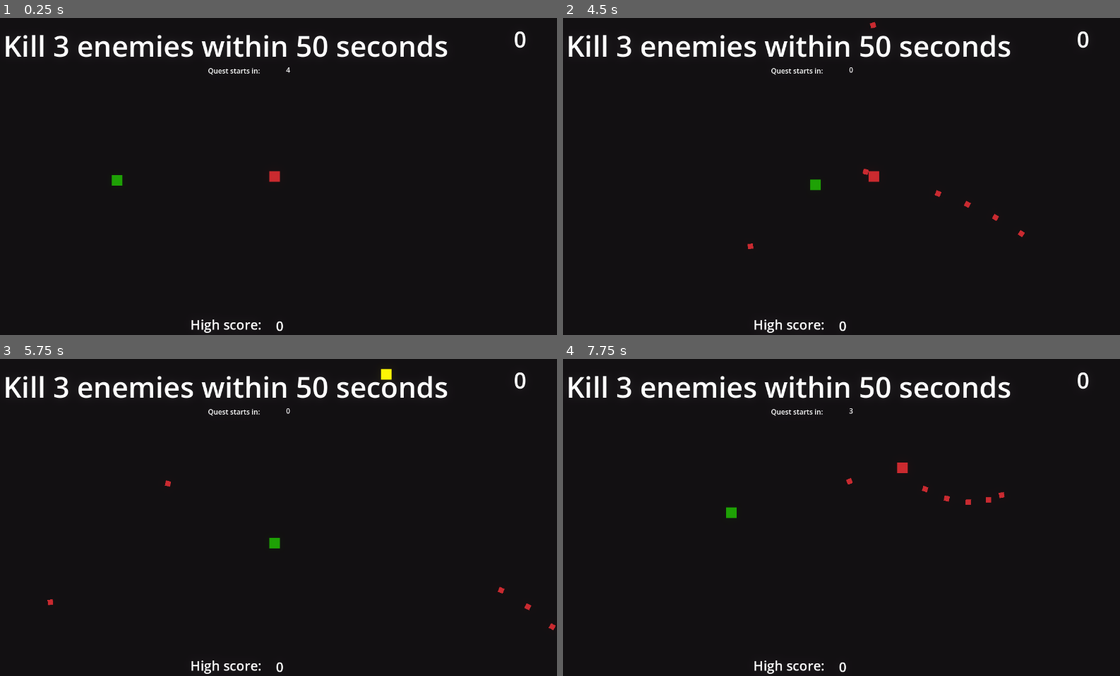
Above: before the commit, frames 1-4 (two rows, left to right).
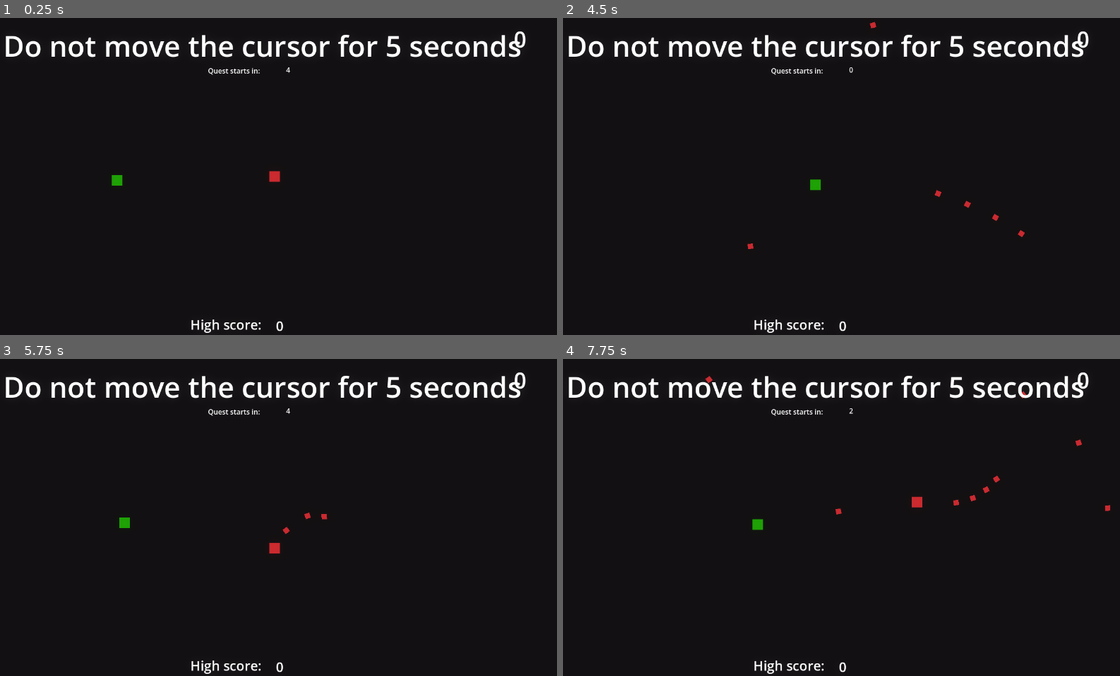
Above: after the commit, the same moments.

Repository: DiScarlet/ShootEm
Game: Godot game, scene res://scenes/arena.tscn
Same seed, same stepped clock (60 frames per second), same inputs: the game is played once before the commit and once after it.
Inputs (mouse positions are in pixels of both pictures, inside the frame that each line leads up to):
- Up to frame 1 (0.25 s): no input
- Up to frame 2 (4.5 s): tap Enter at 0.5 s; move the mouse to (964, 160) at 0.52 s; press the mouse at (964, 160) at 0.53 s; hold D (move_right) 0.53-1.28 s; move the mouse to (724, 192) at 1.27 s; release the mouse at (724, 192) at 1.28 s; hold S (move_down) 1.28-2.03 s; click (724, 192) at 1.35 s; move the mouse to (891, 106) at 2.02 s; press the mouse at (891, 106) at 2.03 s; hold D (move_right) 2.03-2.78 s; move the mouse to (808, 239) at 2.77 s; release the mouse at (808, 239) at 2.78 s; hold W (move_up) 2.78-3.53 s; click (808, 239) at 2.85 s; move the mouse to (1008, 224) at 3.52 s; press the mouse at (1008, 224) at 3.53 s; hold A (move_left) from 3.53 s (still down); move the mouse to (668, 128) at 4.27 s; release the mouse at (668, 128) at 4.28 s; click (668, 128) at 4.35 s
- Up to frame 3 (5.75 s): move the mouse to (300, 517) at 5.02 s; release A (move_left) at 5.03 s; press the mouse at (300, 517) at 5.03 s; hold S (move_down) from 5.03 s (still down)
- Up to frame 4 (7.75 s): move the mouse to (752, 438) at 5.77 s; release S (move_down) at 5.78 s; release the mouse at (752, 438) at 5.78 s; hold D (move_right) 5.78-6.53 s; click (752, 438) at 5.85 s; move the mouse to (964, 501) at 6.52 s; press the mouse at (964, 501) at 6.53 s; hold W (move_up) 6.53-7.28 s; move the mouse to (724, 533) at 7.27 s; release the mouse at (724, 533) at 7.28 s; hold D (move_right) from 7.28 s (still down); click (724, 533) at 7.35 s

The runs differ from the first frame. In frame 1, 2.9% of the frame differs, in the area x 1-94%, y 5-13%; in frame 2, 3.0%; in frame 3, 3.3%; in frame 4, 3.5%, in the area x 1-99%, y 5-54%.

Commit message:
Added quests no_move_kill, accuracy and cursor_hold

Diff:
--- a/project.godot
+++ b/project.godot
@@ -18,6 +18,7 @@
 
 GameManager="*uid://bd675xj68twxw"
 QuestTemplates="*uid://b7lkbp80tdc10"
+CursorTracker="*uid://bajb7yjs8385d"
 QuestManager="*uid://cavm72b8ptgj6"
 
 [display]
--- a/scripts/player.gd
+++ b/scripts/player.gd
@@ -8,8 +8,9 @@
 const PLAYER_SIZE = Vector2i(24, 24)
 #locals
 	#player
-var velocity = Vector2()
+var velocity = Vector2(0, 0)
 var reload_speed = GameManager.DEFAULT_RELOAD_SPEED
+var last_position = Vector2()
 	#bullet
 var bullet = preload("res://scenes/bullet.tscn")
 var can_shoot = true
@@ -41,6 +42,11 @@
 
 	velocity = velocity.normalized()
 	global_position += SPEED * velocity * delta
+
+	if last_position != global_position:
+		QuestManager.player_moved.emit()
+
+	last_position = global_position
 
 	if Input.is_action_pressed("click") and GameManager.node_creation_parent != null and can_shoot and !is_dead:
 		var bullet_instance = GameManager.instance_node(bullet, global_position, GameManager.node_creation_parent)
--- a/scripts/quests/QuestManager.gd
+++ b/scripts/quests/QuestManager.gd
@@ -8,6 +8,8 @@
 signal update_quest_label(new_text: String)
 signal start_grace_timer
 signal grace_timer_finished
+signal player_moved
+signal cursor_moved
 
 #VARS
 #consts
@@ -28,6 +30,7 @@
 var time_limit = 55
 var quest_duration = 0
 var side_to_stay = "right"
+var time_cursor_to_be_stationary = 2
 	#done for a quest
 var enemies_killed = 0
 var powerups_collected = 0
@@ -49,6 +52,7 @@
 	quest_timer = Timer.new()
 	add_child(quest_timer)
 	quest_timer.one_shot = true
+
 	#connect to signals
 	GameManager.start_quest.connect(generate_random_quest)
 	GameManager.reset_level.connect(reset_difficulty)
@@ -57,6 +61,8 @@
 	powerup_collected.connect(on_powerup_collected)
 	powerup_skipped.connect(on_powerup_skipped)
 	bullet_missed.connect(on_bullet_missed)
+	player_moved.connect(on_player_moved)
+	cursor_moved.connect(on_cursor_moved)
 
 func _process(delta: float) -> void:
 	if is_process_active and quest_state == QuestState.ACTIVE:
@@ -73,7 +79,7 @@
 		player = GameManager.player
 
 	#HRDCODED FOR TESTING replace with current_template = quest_templates.keys().pick_random()
-	current_template = "multi_kill"
+	current_template = "cursor_hold"
 	GameManager.quest_type = current_template
 	var template = quest_templates[current_template]
 
@@ -85,12 +91,16 @@
 
 	if current_template == "location_play":
 		start_location_quest()
-	elif current_template == "timed_no_kill" or current_template == "timed_only_kill":
-		start_no_only_kill()
+	elif current_template == "timed_no_kill" or current_template == "timed_only_kill" or current_template == "accuracy":
+		start_base_timer(quest_duration)
 	elif current_template == "combo_kill":
 		start_base()
 	elif current_template == "multi_kill":
 		start_multi_kill()
+	elif current_template == "no_move_kill":
+		start_base()
+	elif current_template == "cursor_hold":
+		start_base_timer(time_cursor_to_be_stationary)
 
 func complete_quest():
 	quest_state = QuestState.FINISHED
@@ -116,6 +126,7 @@
 	time_limit = 55
 	quest_duration = 0
 	enemies_killed = 0
+	time_cursor_to_be_stationary = 2
 
 #helper functions
 func populate_quest_vars():
@@ -131,9 +142,8 @@
 		quest_duration += 5
 		time_left_in_quest = quest_duration
 
-	elif current_template == "timed_no_kill":
+	elif current_template == "timed_no_kill" or current_template == "accuracy":
 		quest_duration += 5
-
 	elif current_template == "timed_only_kill":
 		target_color = enemy_colors.pick_random()
 		quest_duration += 5
@@ -142,11 +152,13 @@
 		quest_state = QuestState.ACTIVE
 	elif current_template == "powerup_skip":
 		quest_state = QuestState.ACTIVE
-	elif current_template == "combo_kill":
+	elif current_template == "combo_kill" or current_template == "no_move_kill":
 		increment_enemies_to_kill()
 	elif current_template == "multi_kill":
 		increment_enemies_to_kill()
 		time_limit -= 5
+	elif current_template == "cursor_hold":
+		time_cursor_to_be_stationary += 3
 
 func increment_enemies_to_kill():
 	if enemies_to_kill <= MAX_ENEMIES_TO_KILL:
@@ -161,18 +173,20 @@
 	elif current_template == "location_play":
 		quest_text = quest_text.replace("{side}", side_to_stay)
 		quest_text = quest_text.replace("{time}", str(quest_duration))
-	elif current_template == "timed_no_kill":
+	elif current_template == "timed_no_kill" or current_template == "accuracy":
 		quest_text = quest_text.replace("{time}", str(quest_duration))
 	elif current_template == "timed_only_kill":
 		quest_text = quest_text.replace("{color}", target_color)
 		quest_text = quest_text.replace("{time}", str(quest_duration))
 	elif current_template == "powerup_collect":
 		quest_text = quest_text.replace("{count}", str(powerups_to_collect))
-	elif current_template == "combo_kill":
+	elif current_template == "combo_kill" or current_template == "no_move_kill":
 		quest_text = quest_text.replace("{count}", str(enemies_to_kill))
 	elif current_template == "multi_kill":
 		quest_text = quest_text.replace("{count}", str(enemies_to_kill))
 		quest_text = quest_text.replace("{time}", str(time_limit))
+	elif current_template == "cursor_hold":
+		quest_text = quest_text.replace("{time}", str(time_cursor_to_be_stationary))
 
 	update_quest_label.emit(quest_text)
 
@@ -183,23 +197,25 @@
 	await grace_timer_finished
 	quest_state = QuestState.ACTIVE
 
+func start_base_timer(time):
+	start_base()
+	quest_timer.wait_time = time
+	if !quest_timer.timeout.is_connected(complete_quest):
+		quest_timer.timeout.connect(complete_quest)
+	quest_timer.start()
+
+
 func start_location_quest():
 	start_base()
 	is_process_active = true
 	set_process(true)
-
-func start_no_only_kill():
-	start_base()
-	quest_timer.wait_time = quest_duration
-	if !quest_timer.timeout.is_connected(complete_quest):
-		quest_timer.timeout.connect(complete_quest)
-	quest_timer.start()
 
 func start_multi_kill():
 	start_base()
 	quest_timer.wait_time = time_limit
 	if !quest_timer.timeout.is_connected(fail_quest):
 		quest_timer.timeout.connect(fail_quest)
+
 #quest-specific helper functions
 func check_side(delta):
 	if player.get_current_side() != side_to_stay:
@@ -229,7 +245,7 @@
 		if color != target_color:
 			fail_quest()
 
-	elif current_template == "combo_kill" or current_template == "multi_kill":
+	elif current_template == "combo_kill" or current_template == "multi_kill" or current_template == "no_move_kill":
 			enemies_killed += 1
 
 			if enemies_killed >= enemies_to_kill:
@@ -261,7 +277,21 @@
 	if quest_state != QuestState.ACTIVE:
 		return
 
-	if current_template == "combo_kill":
+	if current_template == "combo_kill" or current_template == "accuracy":
+		fail_quest()
+
+func on_player_moved():
+	if quest_state != QuestState.ACTIVE:
+		return
+
+	if current_template == "no_move_kill":
+		fail_quest()
+
+func on_cursor_moved():
+	if quest_state != QuestState.ACTIVE:
+		return
+
+	if current_template == "cursor_hold":
 		fail_quest()
 
 #system helper functions
--- /dev/null
+++ b/scripts/singletons/CursorTracker.gd
@@ -0,0 +1,23 @@
+extends Node
+
+#VARS
+#consts
+const MOVE_THRESHHOLD = 10.0
+#locals
+var last_mouse_position: Vector2
+var viewport
+
+#FUNCS
+#system overrides
+func _ready() -> void:
+	viewport = get_viewport()
+	if viewport == null:
+		print("Viewport is null")
+
+	last_mouse_position = viewport.get_mouse_position()
+
+func _process(delta: float) -> void:
+	var current_position = viewport.get_mouse_position()
+	if current_position.distance_to(last_mouse_position) > MOVE_THRESHHOLD:
+		QuestManager.cursor_moved.emit()
+		last_mouse_position = current_position
Not shown, added: scripts/singletons/CursorTracker.gd.uid
